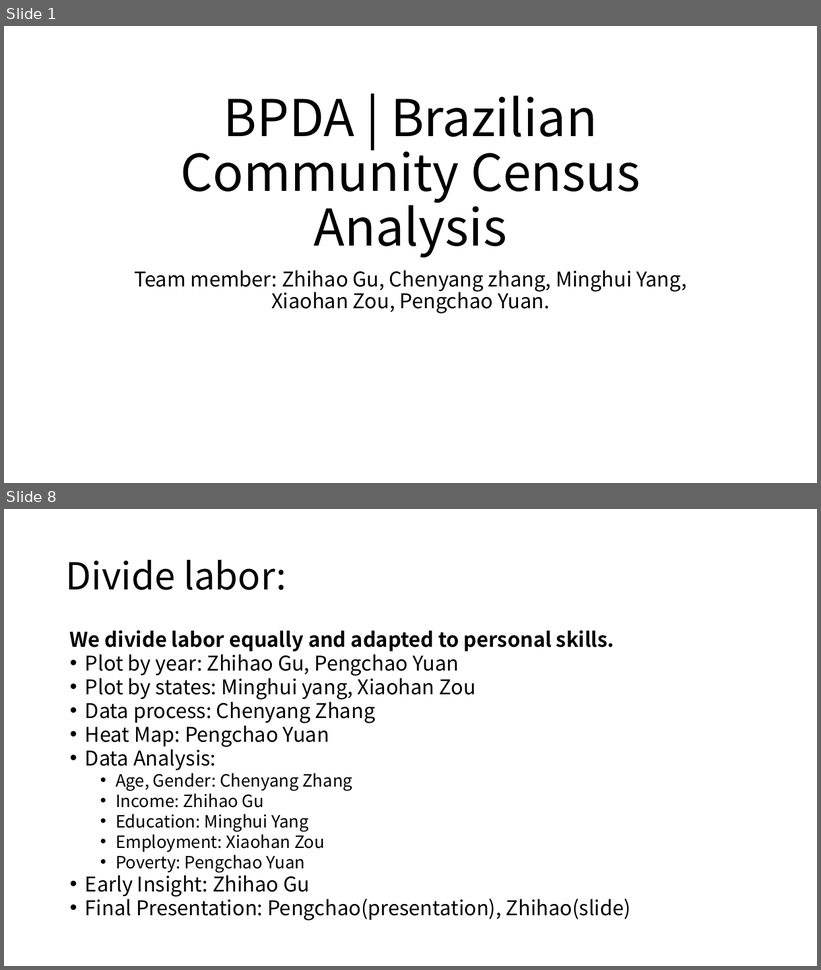
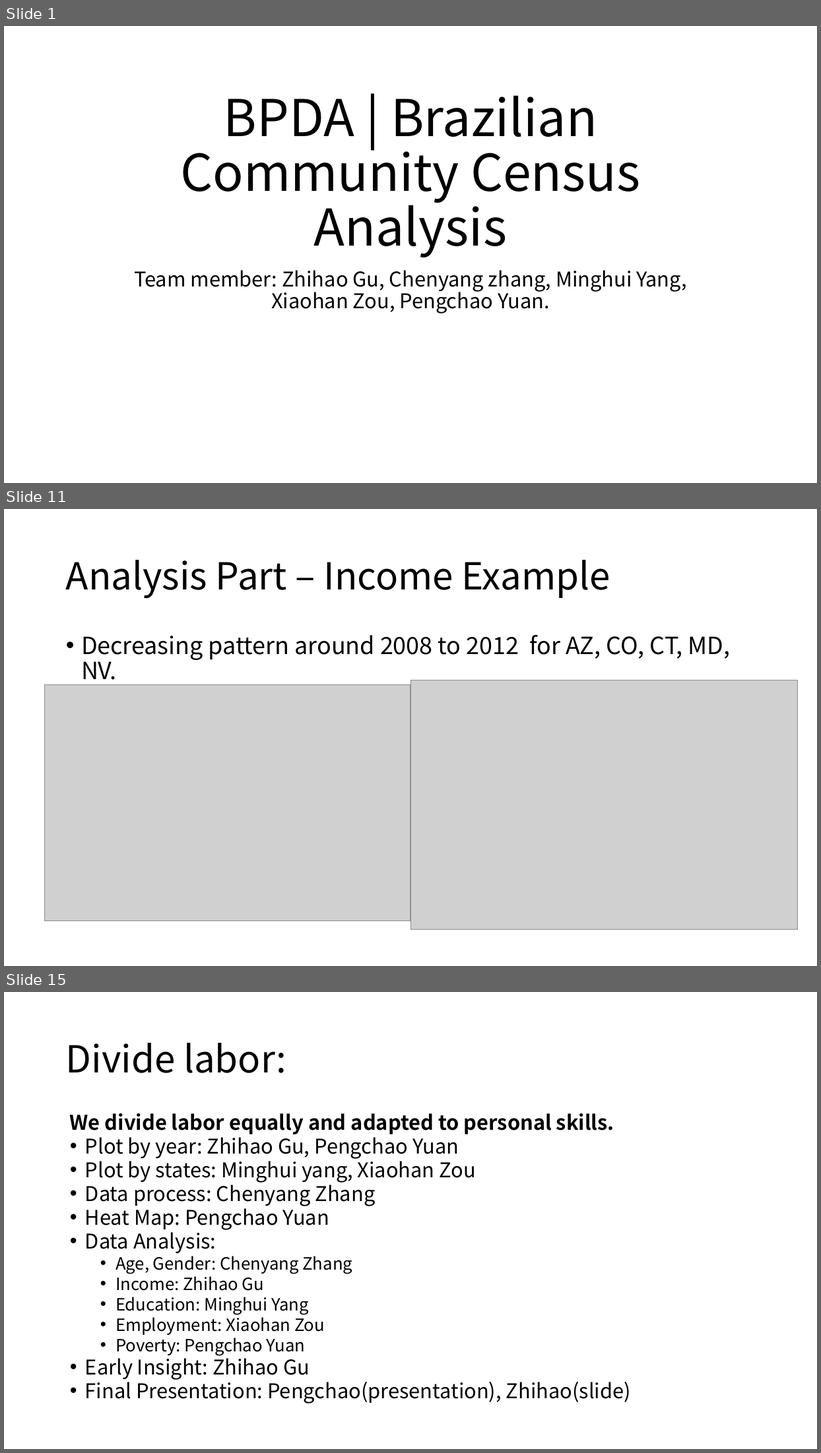
Before and after one commit to BU-Spark/ds-boston-bpda-br-census, a slide deck: Team 3 Project Deliverable/Final Presentation.pptx. Shown one above the other, each under a label of ours: slides 1 and 8 before the commit, slides 1, 11 and 15 after it; the slides between them are not shown. The pictures are 821x970 and 821x1453 pixels, drawn with LibreOffice and Linux fonts; fonts in the diff are those of the drawing; grey boxes stand for pictures. Boxes give left, top, right and bottom in pixels: in the first picture for what was removed or moved away, otherwise in the second. Text is boxed around its words. In the diff, an @@ line names an element or a change of style, - is before the commit and + after.

```diff
--- a/Team 3 Project Deliverable/Final Presentation.pptx
+++ b/Team 3 Project Deliverable/Final Presentation.pptx
@@ slide 11 added at bbox=[4, 509, 817, 966], background #FFFFFF @@
@@ title added at bbox=[66, 560, 610, 599], 44 pt, text #000000 @@
+Analysis Part – Income Example
@@ text added at bbox=[81, 635, 730, 686], 28 pt, text #000000 @@
+• Decreasing pattern around 2008 to 2012 for AZ, CO, CT, MD, NV.
@@ picture added at bbox=[45, 685, 411, 921] @@
@@ picture added at bbox=[411, 681, 797, 930] @@
@@ what was slide 8 is now slide 15 @@
```
Also in this commit, not shown: 2 slides changed, 11 other slides added, 4 slides removed, 4 other files.
